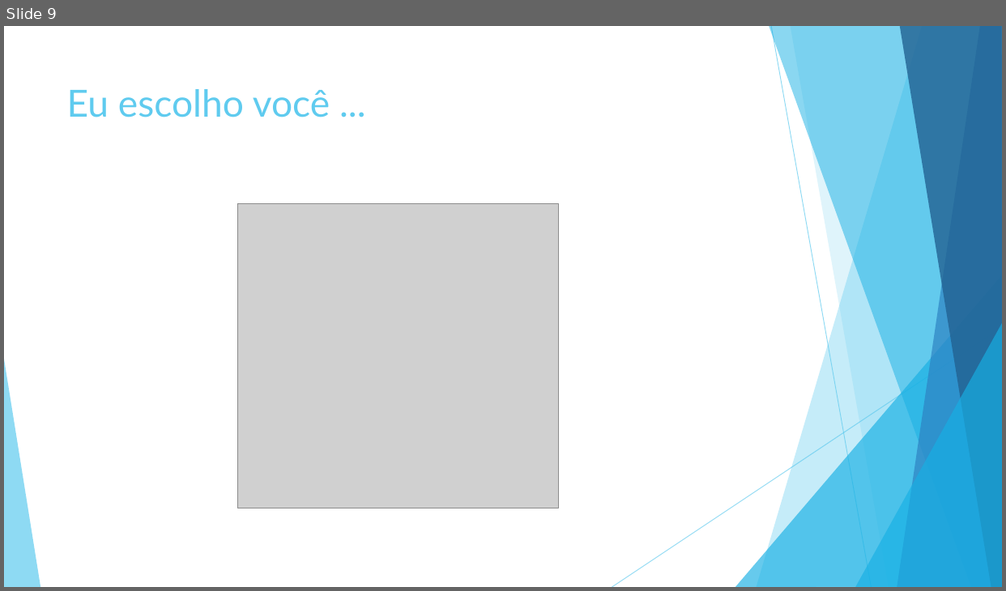
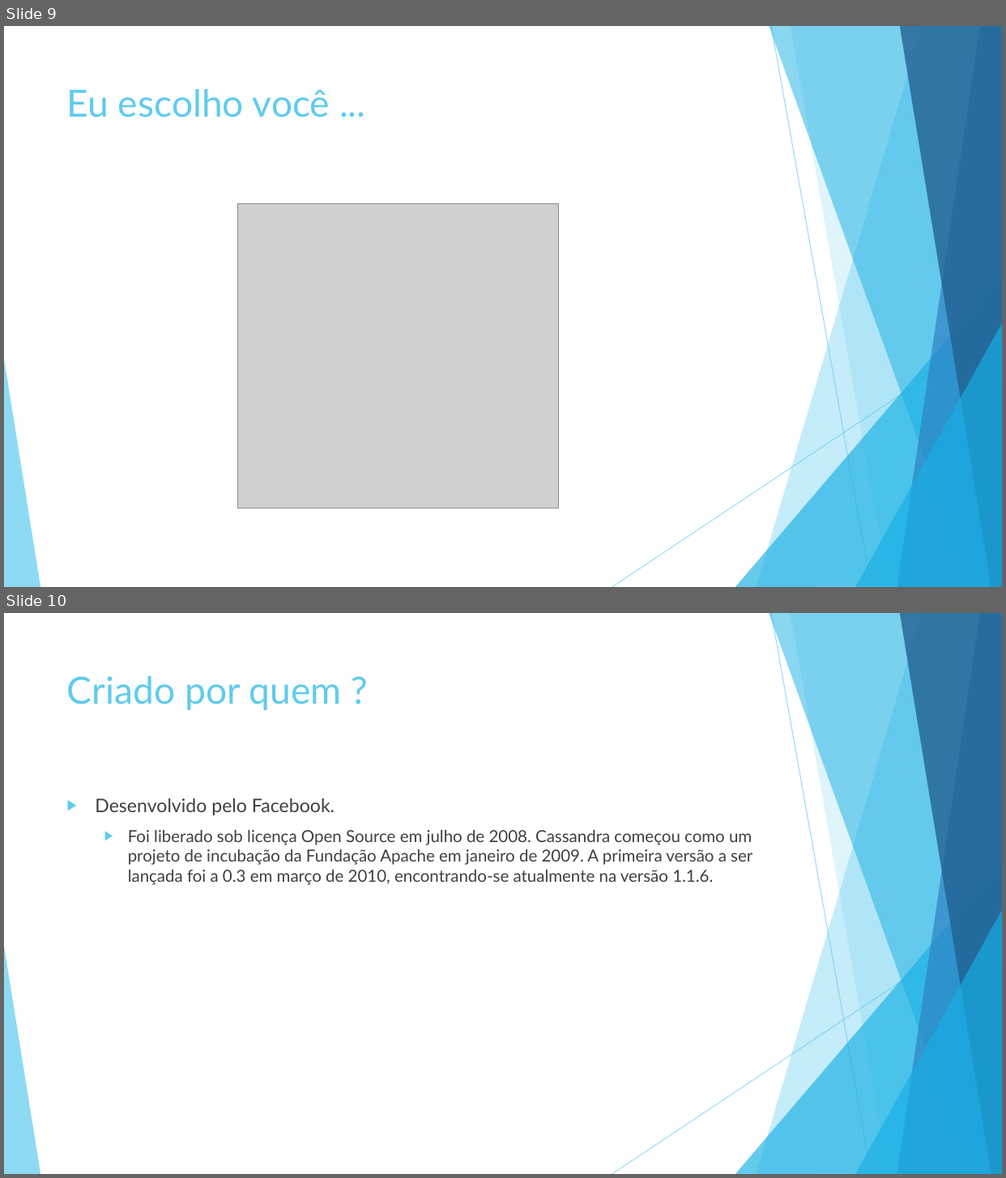
Before and after one commit to luiscferraz/bd-penitenciaria, a slide deck: Seminario/NoSQL.pptx. Shown one above the other, each under a label of ours: slide 9 before the commit, slides 9 and 10 after it. The pictures are 1006x591 and 1006x1178 pixels, drawn with LibreOffice and Linux fonts; fonts in the diff are those of the drawing; grey boxes stand for pictures. Boxes give left, top, right and bottom in pixels: in the first picture for what was removed or moved away, otherwise in the second. Text is boxed around its words. In the diff, an @@ line names an element or a change of style, - is before the commit and + after.

```diff
--- a/Seminario/NoSQL.pptx
+++ b/Seminario/NoSQL.pptx
@@ slide 10 added at <box>4,613,1002,1174</box>, background #FFFFFF; not listed: 10 template elements that a slide beside it also shows @@
@@ title added at <box>67,676,342,710</box>, 36 pt, text #5FCBEF @@
+Criado por quem ?
@@ text added at <box>95,798,752,885</box>, 16 pt, text #404040 @@
+▶ Desenvolvido pelo Facebook.
+  ▶ Foi liberado sob licença Open Source em julho de 2008. Cassandra começou como um projeto de incubação da Fundação Apache em janeiro de 2009. A primeira versão a ser lançada foi a 0.3 em março de 2010, encontrando-se atualmente na versão 1.1.6.
```
Also in this commit, not shown: 8 other slides added, 1 slide removed.
